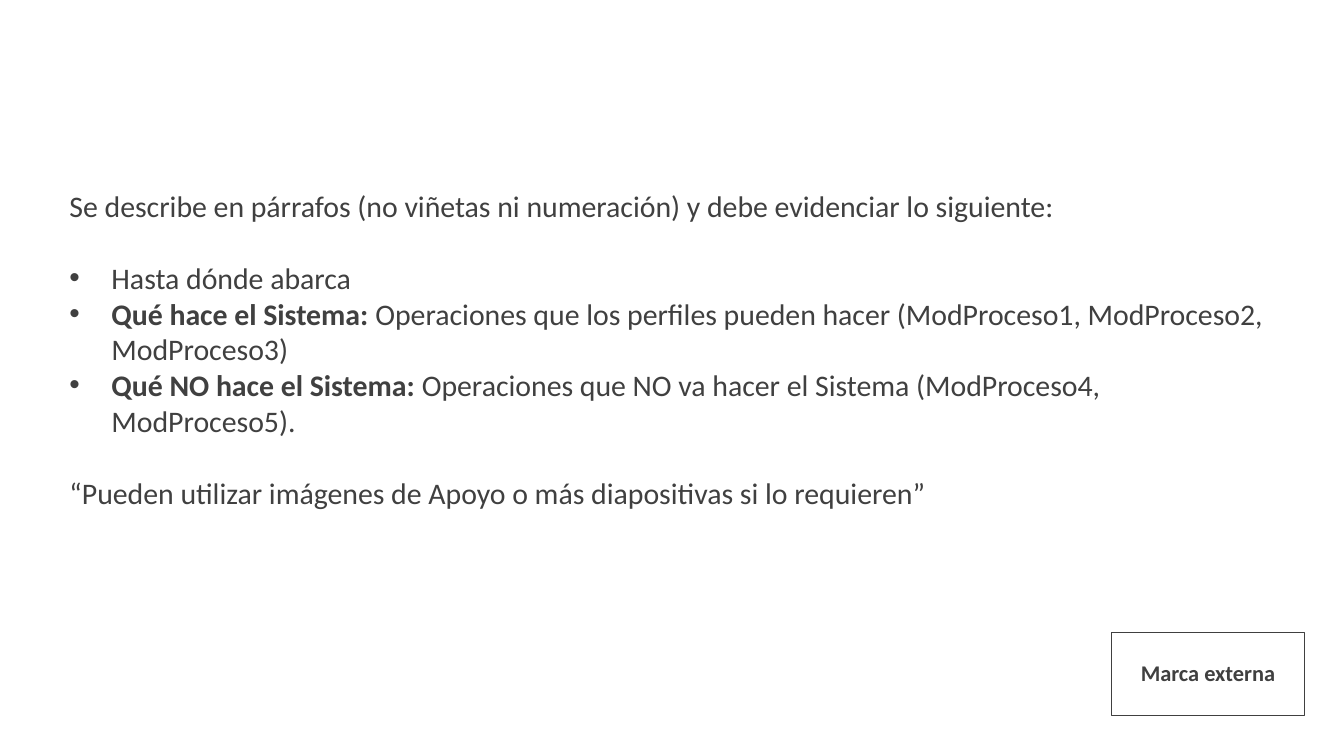
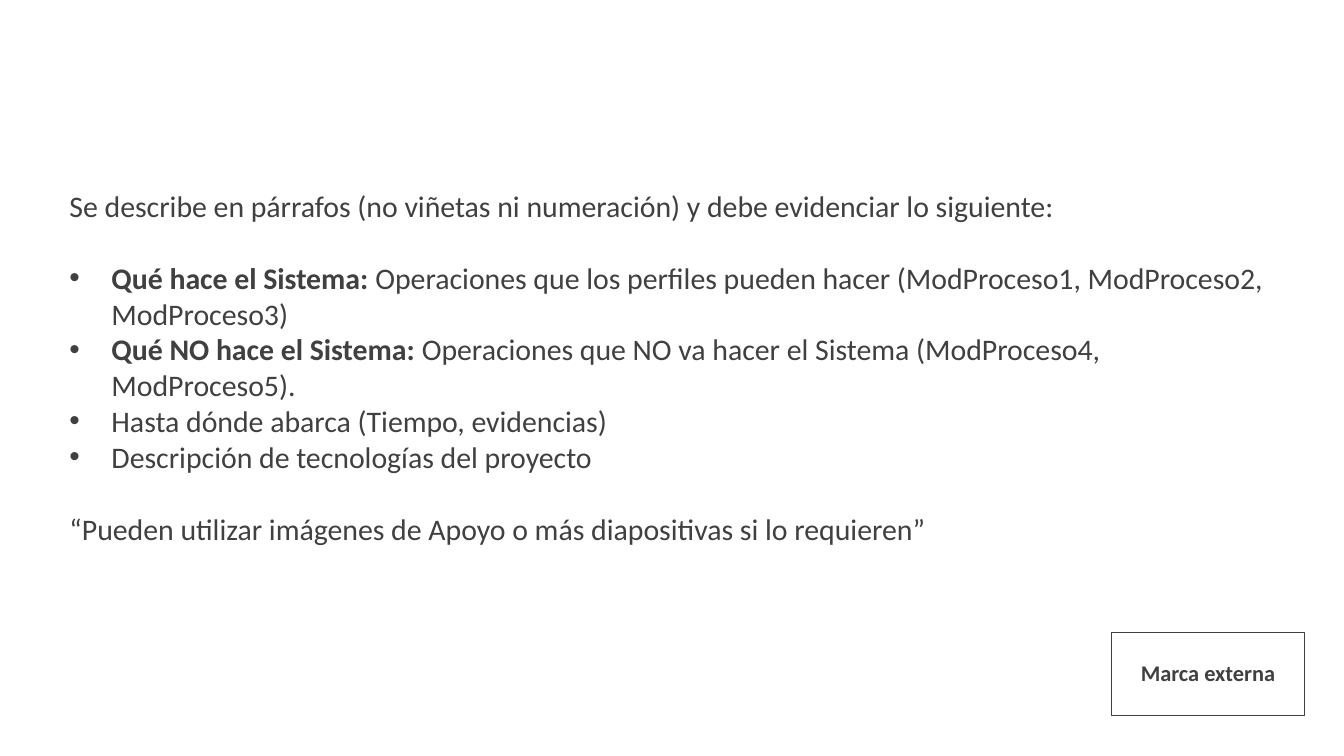
Before and after one commit to SenaProfeAlbeiro/proyecto_adsi, a slide deck: slide 11 of app/1_app_doc_proyecto/1er_Trim/1_Presentación_Sustentacion.pptx. Drawn at 1344x756 pixels with LibreOffice and Linux fonts; fonts in the diff are those of the drawing; background and template pictures are left out. Boxes give left, top, right and bottom in pixels: in the first picture for what was removed or moved away, otherwise in the second. Text is boxed around its words. In the diff, an @@ line names an element or a change of style, - is before the commit and + after.

```diff
--- a/app/1_app_doc_proyecto/1er_Trim/1_Presentación_Sustentacion.pptx
+++ b/app/1_app_doc_proyecto/1er_Trim/1_Presentación_Sustentacion.pptx
@@ text at [111,268,351,289]: paragraph removed @@
-• Hasta dónde abarca
@@ text at [111,410,607,473]: paragraphs added @@
+• Hasta dónde abarca (Tiempo, evidencias)
+• Descripción de tecnologías del proyecto
```
Also in this commit, not shown: 4 other files.
